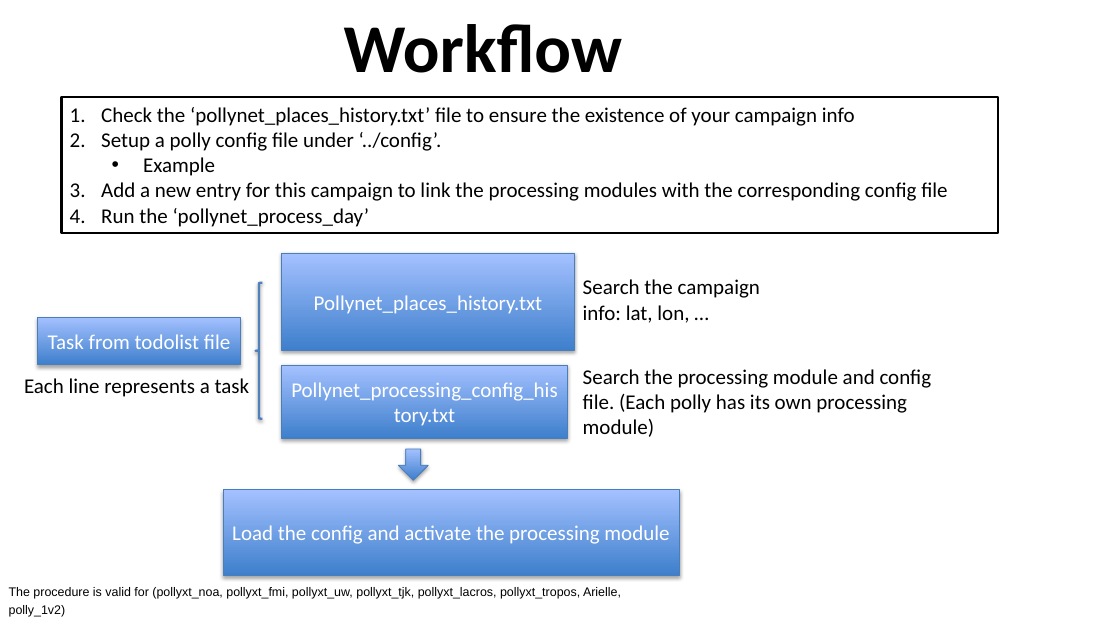
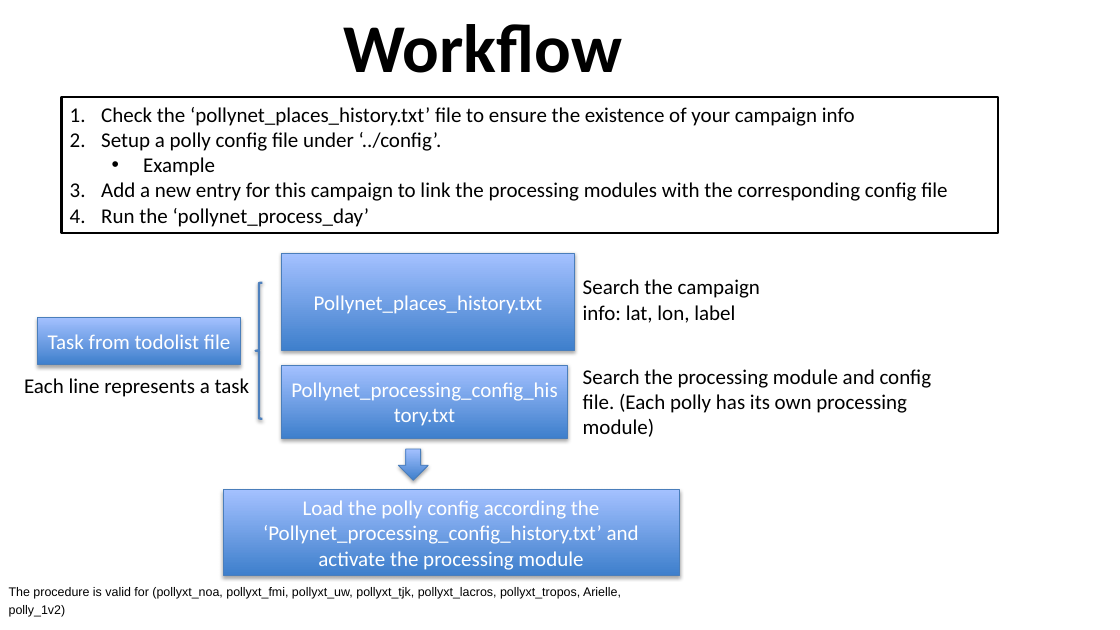
Before and after one commit to PollyNET/Pollynet_Processing_Chain, a slide deck: slide 6 of doc/Pollynet_Processing_Chain.pptx (slide 14 before the commit). Drawn at 1120x630 pixels with LibreOffice and Linux fonts; fonts in the diff are those of the drawing; background and template pictures are left out. Boxes give left, top, right and bottom in pixels: in the first picture for what was removed or moved away, otherwise in the second. Text is boxed around its words. In the diff, an @@ line names an element or a change of style, - is before the commit and + after.

```diff
--- a/doc/Pollynet_Processing_Chain.pptx
+++ b/doc/Pollynet_Processing_Chain.pptx
@@ text at [583, 279, 760, 323]: text changed @@
-Search the campaign info: lat, lon, …
+Search the campaign info: lat, lon, label
@@ text in rectangle at [263, 500, 639, 570]: text changed @@
-Load the config and activate the processing module
+Load the polly config according the ‘Pollynet_processing_config_history.txt’ and activate the processing module
```
Also in this commit, not shown: 1 other slide changed, 4 other files.
